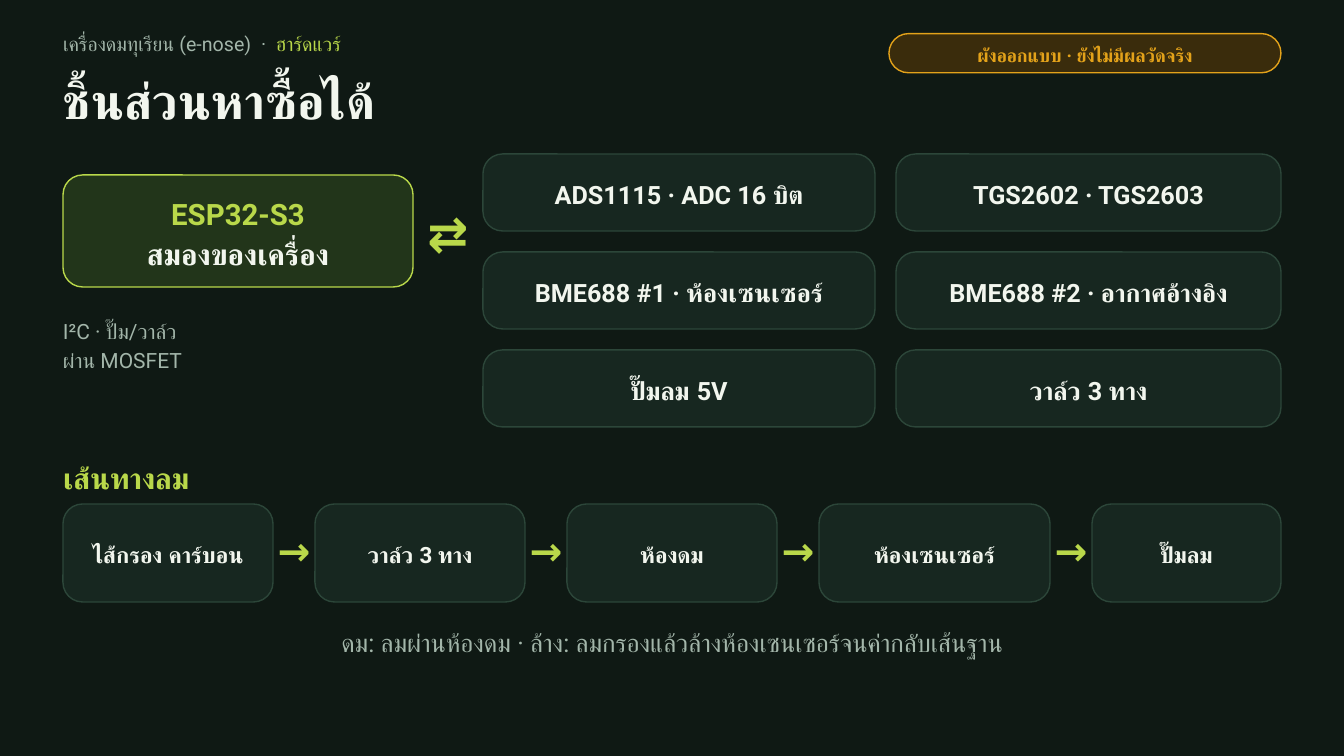
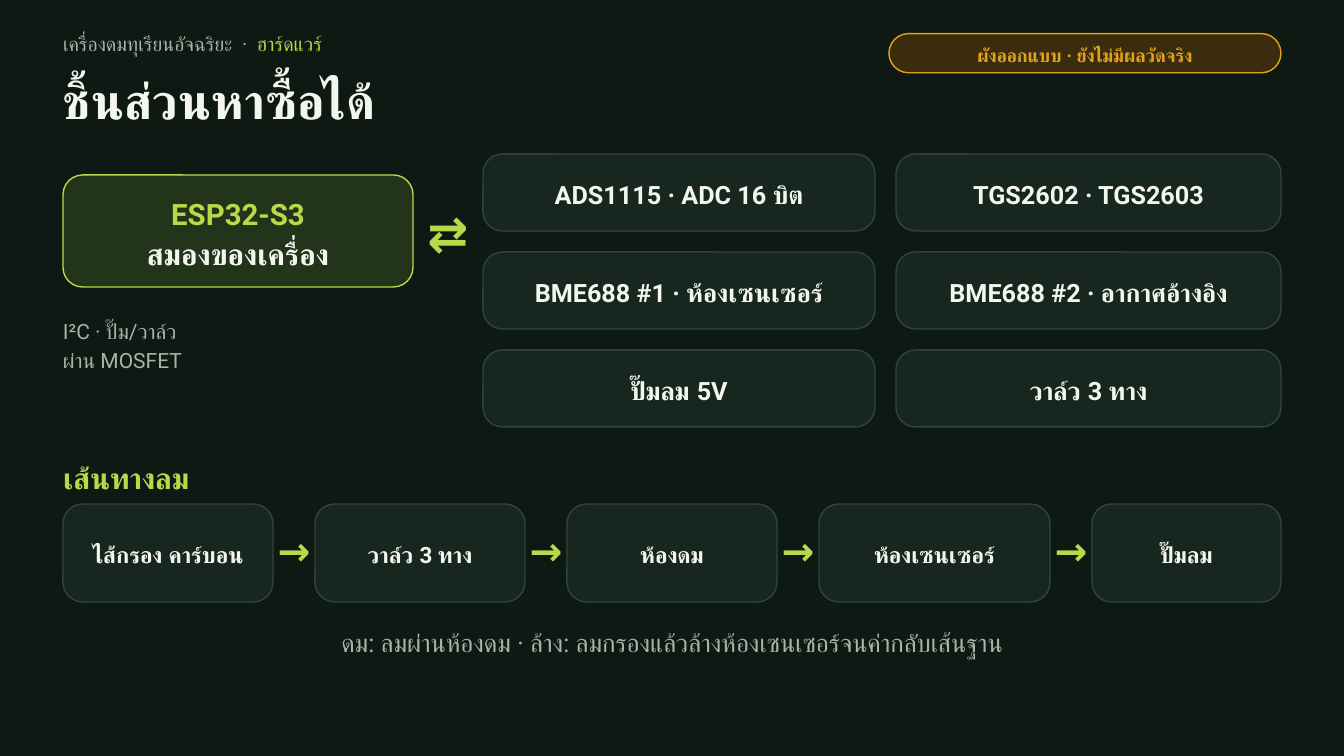
Before and after one commit to moolek02/e-nose-hub, a slide deck: slide 8 of docs/e-nose-pitch-deck-v2.pptx. Drawn at 1344x756 pixels with LibreOffice and Linux fonts; fonts in the diff are those of the drawing. Boxes give left, top, right and bottom in pixels: in the first picture for what was removed or moved away, otherwise in the second. Text is boxed around its words. In the diff, an @@ line names an element or a change of style, - is before the commit and + after.

```diff
--- a/docs/e-nose-pitch-deck-v2.pptx
+++ b/docs/e-nose-pitch-deck-v2.pptx
@@ text at (63,35,322,57): text changed @@
-เครื่องดมทุเรียน (e-nose) · ฮาร์ดแวร์
+เครื่องดมทุเรียนอัจฉริยะ · ฮาร์ดแวร์
```
Also in this commit, not shown: 14 other slides changed, 12 other files.
